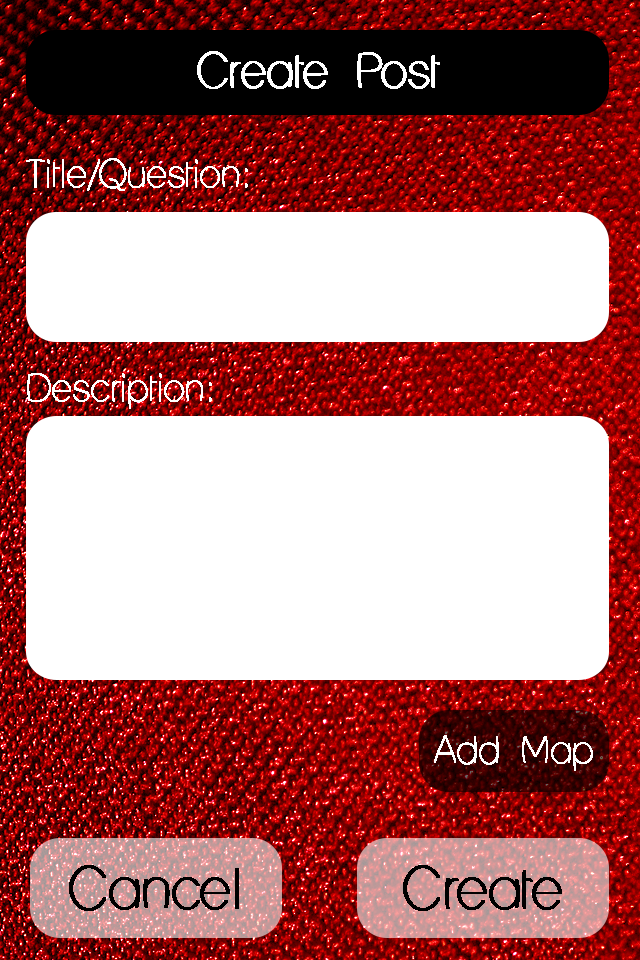
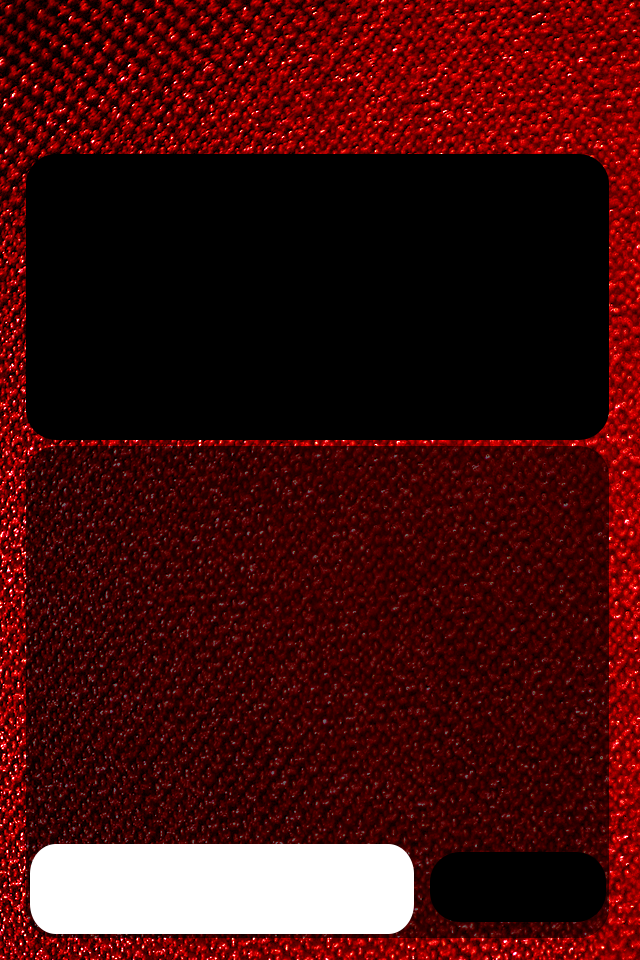
Comparing the layer stacks of the two 640px x 960px images. Changes:
removed layer "Create Post" over [197, 51, 440, 89]
removed layer "TopRect" over [26, 30, 609, 115]
removed layer "Title/Question:" over [26, 158, 248, 191]
renamed "CreateButton" to "Comment Button", opacity 60% → 100%, moved it above "Comment Box", painted on it over [357, 838, 609, 938]
removed layer "Cancel" over [69, 865, 239, 911]
renamed "CancelButton" to "Comment Box", opacity 60% → 100%, moved it above "Topic Box", painted on it over [30, 838, 414, 938]
renamed "TItle/QuestionRect" to "Topic Box", painted on it over [26, 154, 609, 440]
removed layer "Description:" over [27, 373, 212, 409]
renamed "DescriptionRect" to "Rounded Rectangle 1", opacity 100% → 60%, painted on it over [26, 416, 609, 938]
removed layer "Add Map" over [434, 735, 593, 771]
removed layer "AddMapButton" (was 60%) over [419, 710, 609, 792]
removed layer "Create" over [403, 865, 562, 911]
